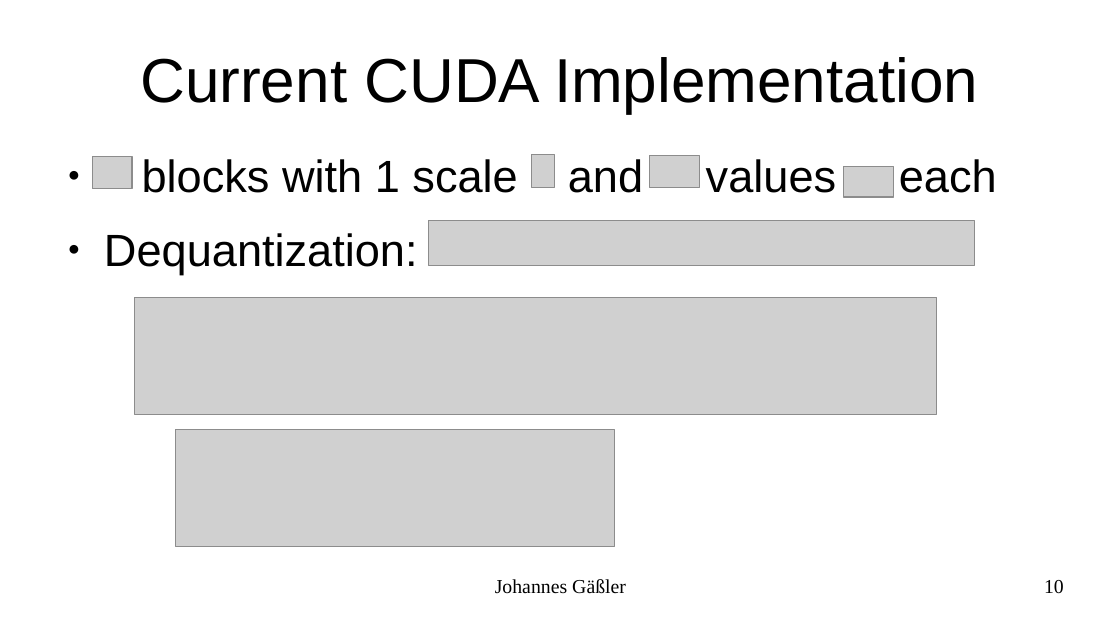
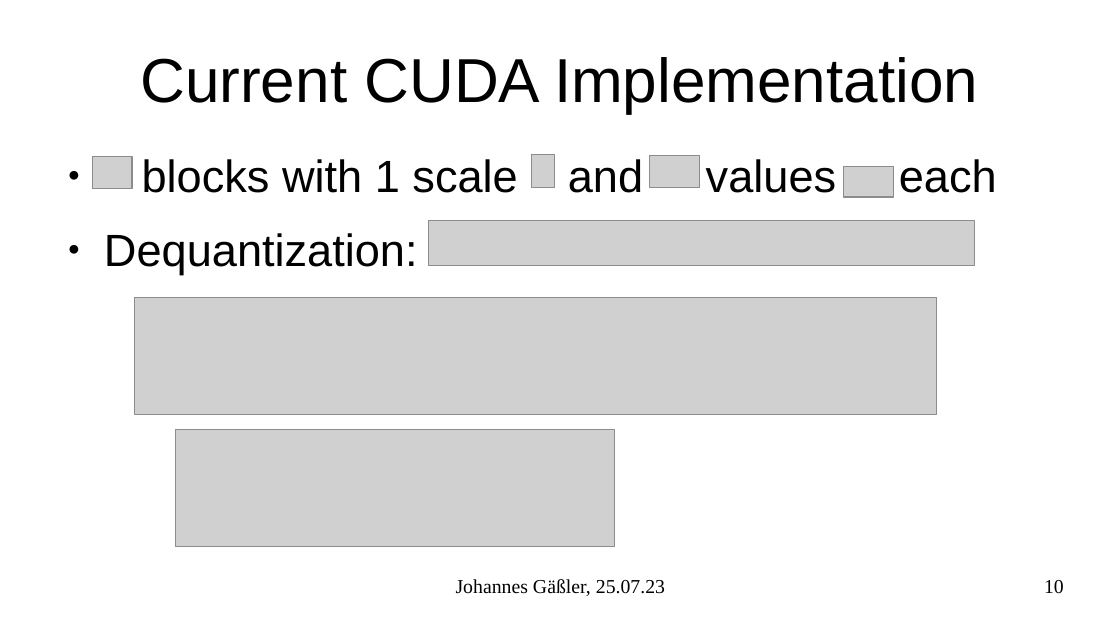
Before and after one commit to JohannesGaessler/presentations, a slide deck: slide 10 of 2023_07_25_llama.cpp_GPU_Acceleration/karlsruhe.ai.odp. Drawn at 1120x630 pixels with LibreOffice and Linux fonts; fonts in the diff are those of the drawing; grey boxes stand for pictures. Boxes give left, top, right and bottom in pixels: in the first picture for what was removed or moved away, otherwise in the second. Text is boxed around its words. In the diff, an @@ line names an element or a change of style, - is before the commit and + after.

```diff
--- a/2023_07_25_llama.cpp_GPU_Acceleration/karlsruhe.ai.odp
+++ b/2023_07_25_llama.cpp_GPU_Acceleration/karlsruhe.ai.odp
@@ text at (456,579,665,596): text changed @@
-Johannes Gäßler
+Johannes Gäßler, 25.07.23
```
Also in this commit, not shown: 15 other slides changed, 4 slides added, 3 other files.
